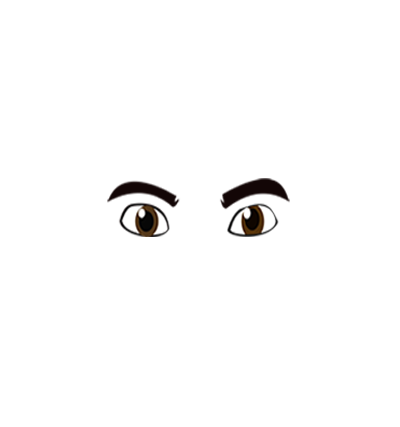
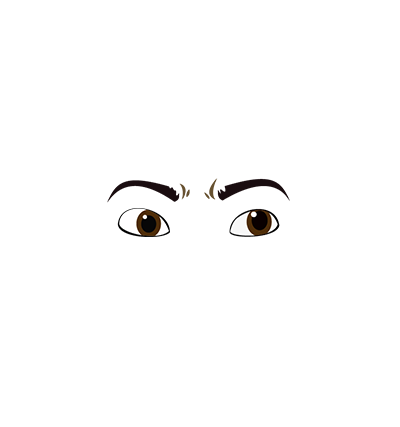
Comparing the layer stacks of the two 400x427 images. Changes:
added layer "f5" above "Layer 3" over [107, 178, 290, 237]
hid group "Layer 3" (8 layers) over [107, 178, 290, 237]
